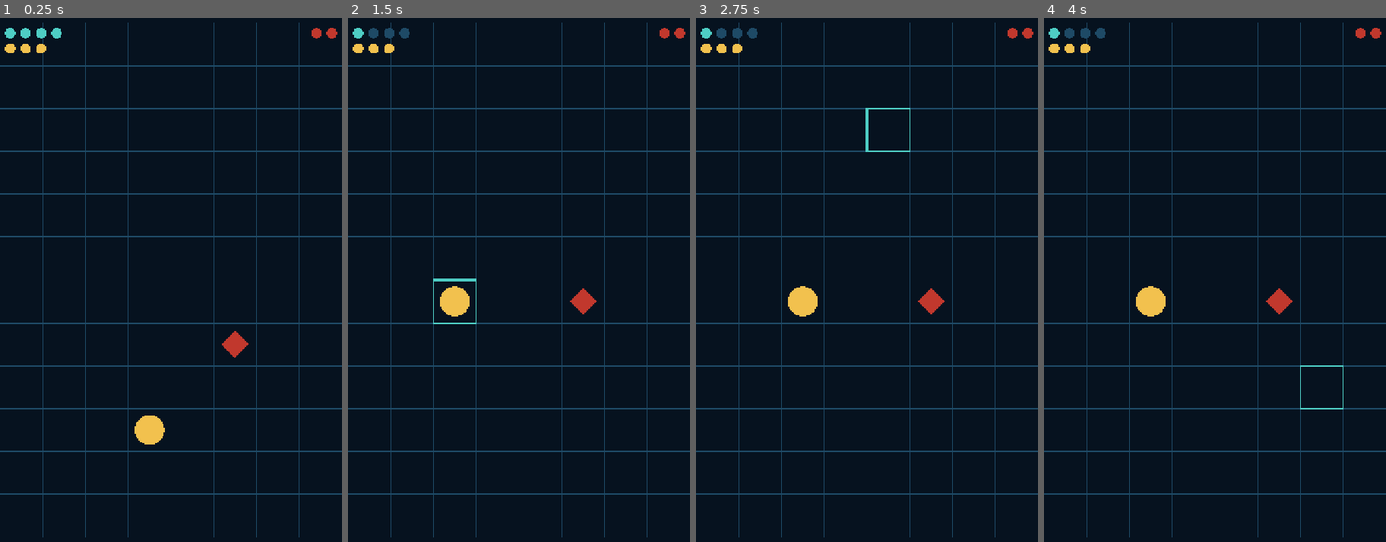
Above: before the commit, frames 1-4 (left to right).
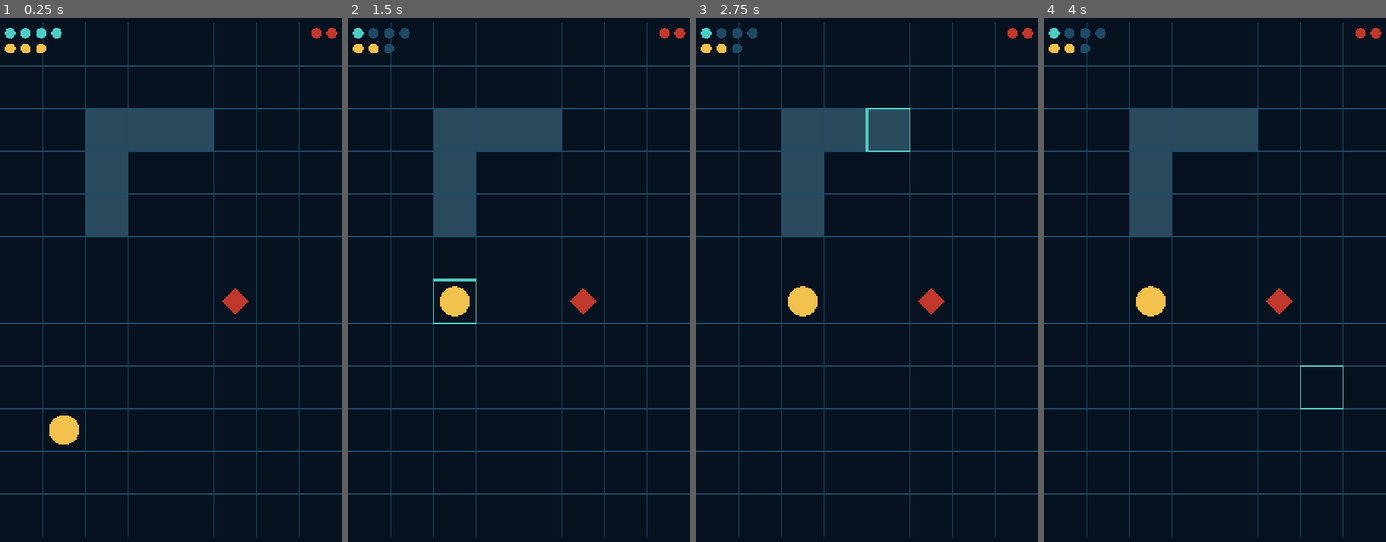
Above: after the commit, the same moments.

Repository: Vivelnow/abisal
Game: Godot game, scene res://abismo.tscn
Two runs of this game, one before a commit and one after it. Both use one fixed random seed, a clock stepped at 60 frames per second and the inputs below.
Inputs (mouse positions are in pixels of both pictures, inside the frame that each line leads up to):
- Up to frame 1 (0.25 s): no input
- Up to frame 2 (1.5 s): tap Enter at 0.5 s; move the mouse to (594, 248) at 0.52 s; click (594, 248) at 0.67 s; tap Space at 1.25 s; move the mouse to (450, 311) at 1.27 s; click (450, 311) at 1.42 s
- Up to frame 3 (2.75 s): tap Enter at 2 s; move the mouse to (901, 143) at 2.02 s; click (901, 143) at 2.17 s
- Up to frame 4 (4 s): tap Space at 2.75 s; move the mouse to (1197, 400) at 2.77 s; click (1197, 400) at 2.92 s; tap Enter at 3.5 s; move the mouse to (1317, 369) at 3.52 s; click (1317, 369) at 3.67 s

The runs differ from the first frame. In frame 1, 6.0% of the frame differs, in the area x 14-73%, y 17-82%; in frame 2, 4.9%; in frame 3, 4.8%; in frame 4, 4.9%.

Commit message:
H1.4 paso 1: paredes

Diff:
--- a/abismo.gd
+++ b/abismo.gd
@@ -4,6 +4,7 @@
 const FILAS := 12
 const COLOR_FONDO := Color("06121f")
 const COLOR_LINEA := Color("1e4a66")
+const COLOR_PARED := Color("2a4a5e")
 const COLOR_BUZO := Color("f2c14e")
 const COLOR_ENEMIGO := Color("c1382d")
 const COLOR_TOQUE := Color("4ecdc4")
@@ -17,12 +18,23 @@
 const COSTE_ATAQUE := 1
 const ALCANCE_ATAQUE := 1  # Chebyshev: solo celda adyacente, diagonal incluida
 
-# Celda donde está el buzo: columna 3, fila 9 (se cuenta desde 0)
-var celda_buzo := Vector2i(3, 9)
-var vida_buzo := VIDA_MAX_BUZO  # ahora sí puede bajar: el enemigo ataca en su turno
+# Mapa de paredes: cada Vector2i es una celda bloqueada.
+# Forma una L: pasillo horizontal (fila 2, columnas 2-4) + pasillo vertical (columnas 2, filas 2-4).
+const PAREDES := [
+	Vector2i(2, 2), Vector2i(3, 2), Vector2i(4, 2),
+	Vector2i(2, 3),
+	Vector2i(2, 4),
+]
+
+func _es_pared(celda: Vector2i) -> bool:
+	return celda in PAREDES
+
+# Celda donde está el buzo: columna 1, fila 9 (se cuenta desde 0)
+var celda_buzo := Vector2i(1, 9)
+var vida_buzo := VIDA_MAX_BUZO
 
 # Enemigo de prueba. Posición fija solo para verificar la mecánica, no es diseño de misión.
-var celda_enemigo := Vector2i(5, 7)
+var celda_enemigo := Vector2i(5, 6)
 var vida_enemigo := VIDA_MAX_ENEMIGO
 var enemigo_vivo := true
 
@@ -59,6 +71,7 @@
 	return maxi(absi(a.x - b.x), absi(a.y - b.y))
 
 # Un paso de origen hacia destino, un eje a la vez. Sin rodeos: es la IA mínima, no pathfinding.
+# Ahora comprueba que el destino no sea pared: si lo es, no se mueve.
 func _paso_hacia(origen_celda: Vector2i, destino: Vector2i) -> Vector2i:
 	var dx := 0
 	var dy := 0
@@ -70,7 +83,10 @@
 		dy = 1
 	elif destino.y < origen_celda.y:
 		dy = -1
-	return origen_celda + Vector2i(dx, dy)
+	var siguiente := origen_celda + Vector2i(dx, dy)
+	if _es_pared(siguiente):
+		return origen_celda  # bloqueado: se queda donde está
+	return siguiente
 
 # El turno del enemigo: si está pegado, ataca; si no, se acerca un paso. Luego vuelve a tocarte a ti.
 func _turno_enemigo() -> void:
@@ -90,7 +106,7 @@
 		pos = event.position
 		hay_toque = true
 	elif event is InputEventMouseButton and event.pressed and event.button_index == MOUSE_BUTTON_LEFT:
-		pos = event.position  # en el portátil, el clic cuenta como toque
+		pos = event.position
 		hay_toque = true
 
 	if hay_toque:
@@ -110,7 +126,8 @@
 						enemigo_vivo = false
 					if puntos_accion <= 0:
 						_turno_enemigo()
-			else:
+			elif not _es_pared(celda):
+				# Solo se mueve si la celda destino NO es pared
 				var distancia := _distancia_celdas(celda_buzo, celda)
 				if distancia > 0 and distancia <= puntos_accion:
 					celda_buzo = celda
@@ -119,12 +136,17 @@
 						_turno_enemigo()
 
 			queue_redraw()
-		# fuera de la cuadrícula: se ignora, celda_tocada no cambia
+		# fuera de la cuadrícula: se ignora
 
 func _draw() -> void:
 	_calcular_geometria()
 
 	draw_rect(Rect2(Vector2.ZERO, get_viewport_rect().size), COLOR_FONDO)
+
+	# Primero rellenamos las celdas de pared con su color, luego dibujamos la rejilla encima
+	for pared in PAREDES:
+		var esquina_p := origen + Vector2(pared) * lado
+		draw_rect(Rect2(esquina_p, Vector2(lado, lado)), COLOR_PARED)
 
 	for c in COLUMNAS + 1:
 		var x := origen.x + c * lado
